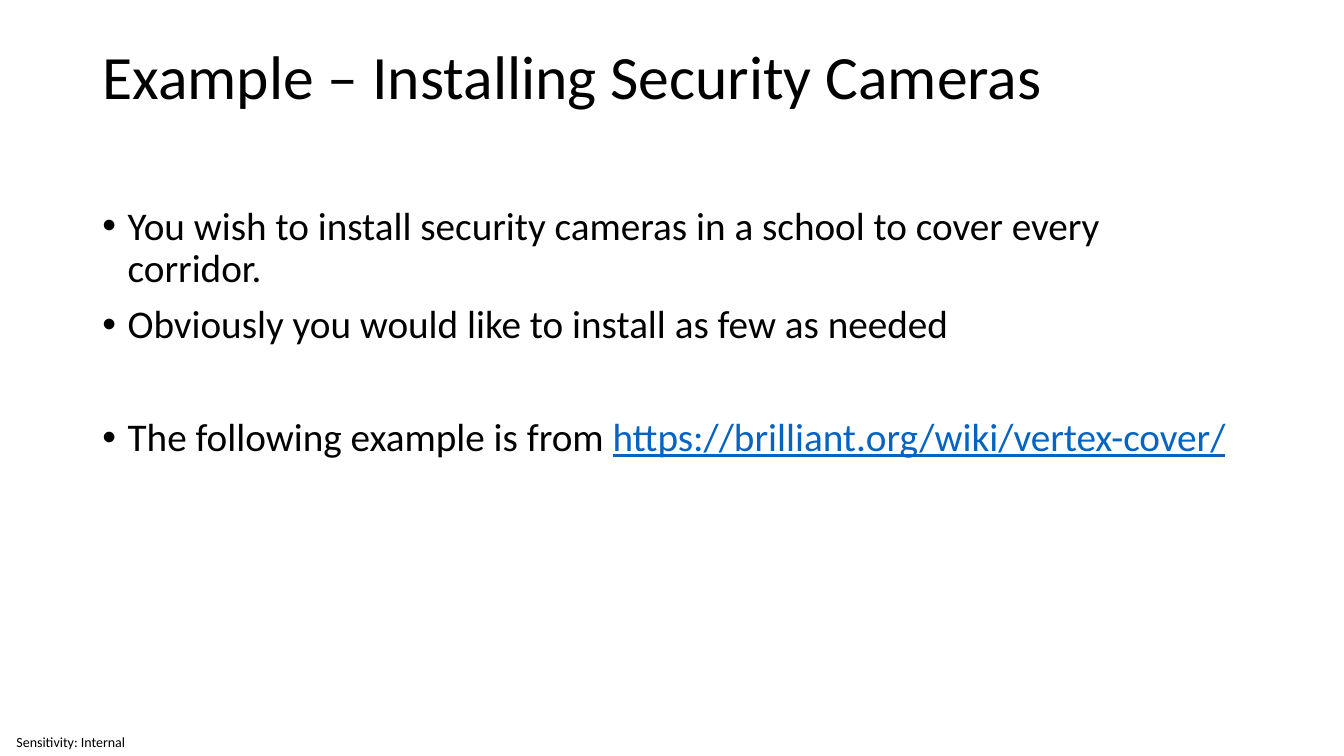
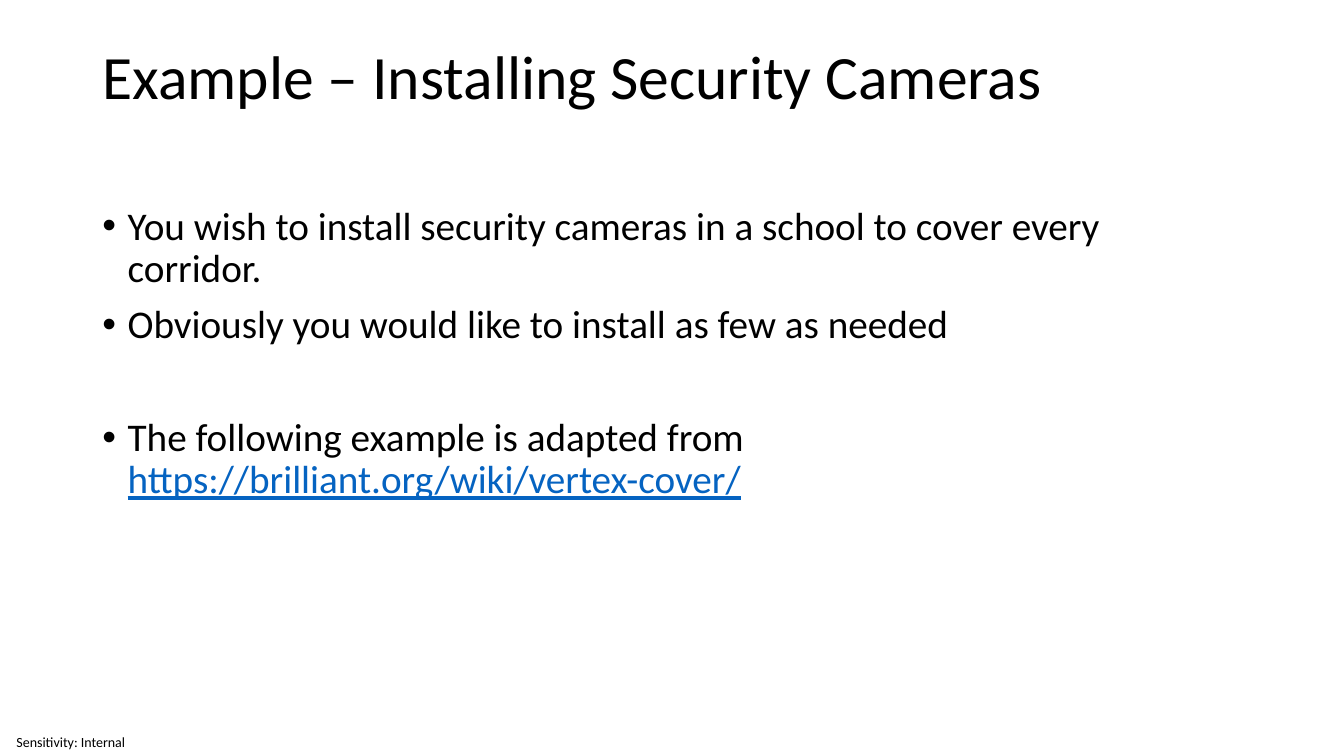
Before and after one commit to invariantum/operational_research, a slide deck: slide 15 of content/Lectures/Semester 1/Week 06 - Integer Linear Programming - Further Problems/5 Source Files/Week 6 - Integer Linear Programming - Further Problems.pptx. Drawn at 1344x756 pixels with LibreOffice and Linux fonts; fonts in the diff are those of the drawing. Boxes give left, top, right and bottom in pixels: in the first picture for what was removed or moved away, otherwise in the second. Text is boxed around its words. In the diff, an @@ line names an element or a change of style, - is before the commit and + after.

```diff
--- a/content/Lectures/Semester 1/Week 06 - Integer Linear Programming - Further Problems/5 Source Files/Week 6 - Integer Linear Programming - Further Problems.pptx
+++ b/content/Lectures/Semester 1/Week 06 - Integer Linear Programming - Further Problems/5 Source Files/Week 6 - Integer Linear Programming - Further Problems.pptx
@@ text at (128, 423, 744, 500): text changed @@
-• The following example is from https://brilliant.org/wiki/vertex-cover/
+• The following example is adapted from https://brilliant.org/wiki/vertex-cover/
```
Also in this commit, not shown: 4 other slides changed, 13 other files.
